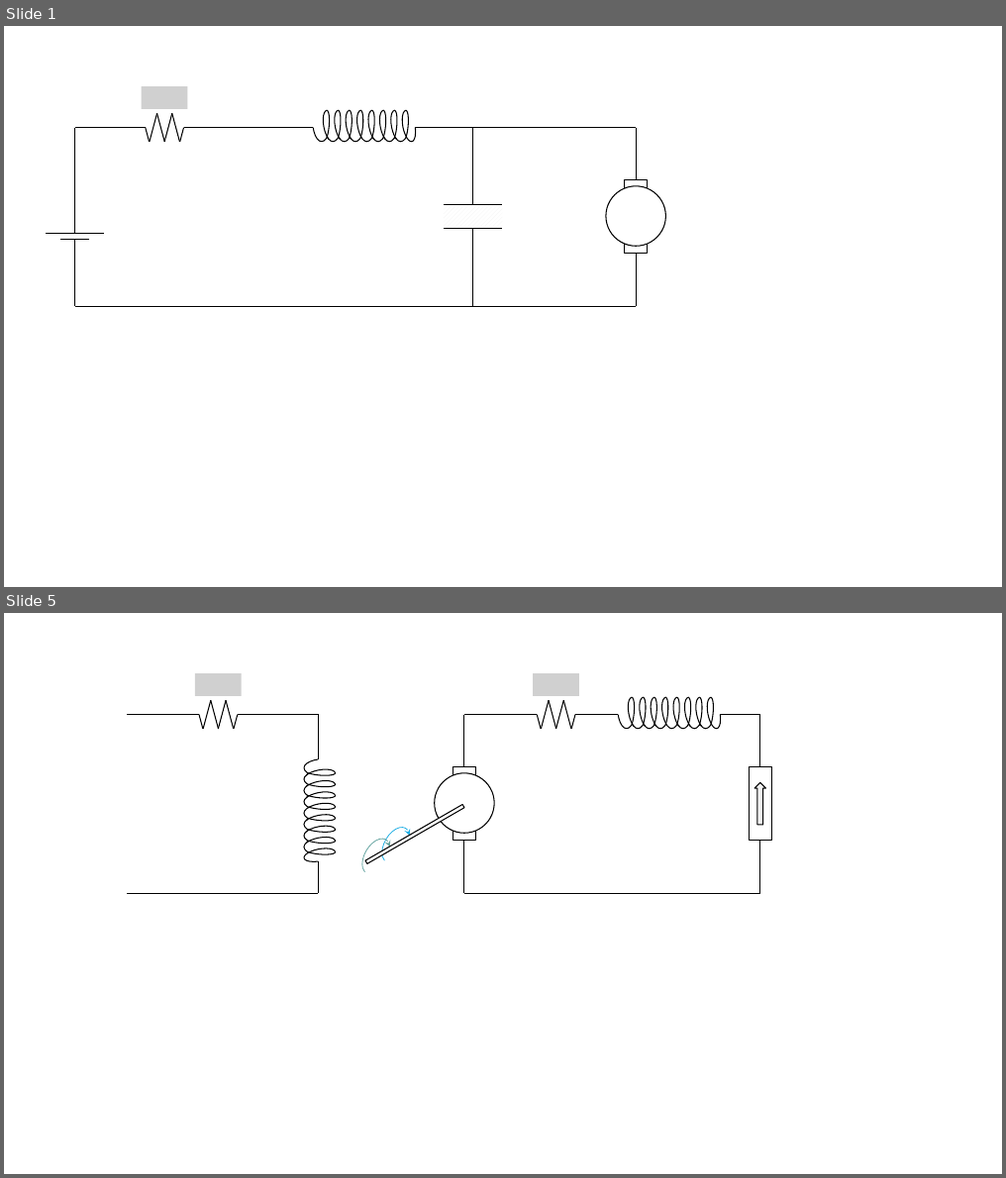
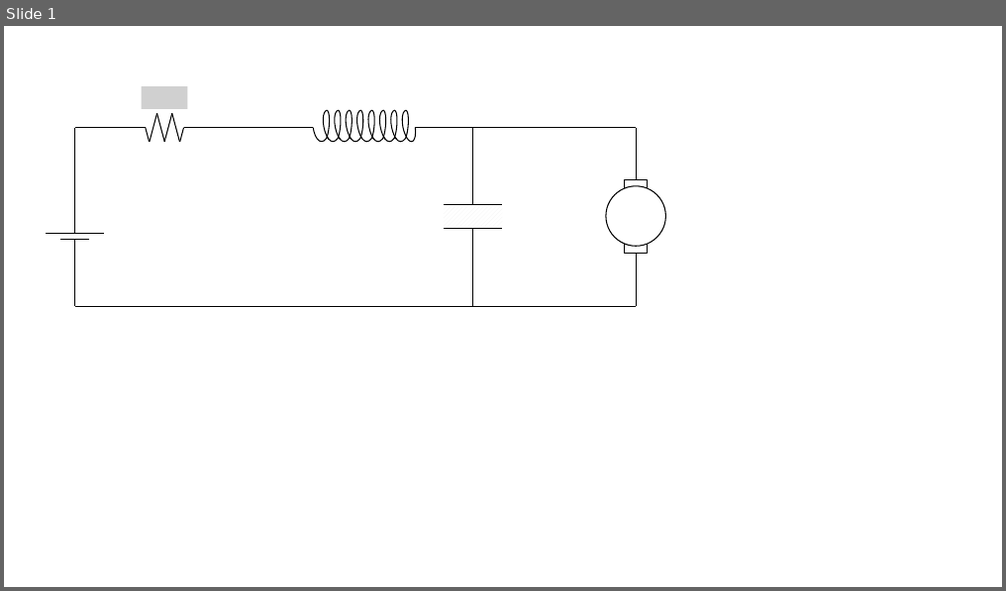
Before and after one commit to EngAhmedWaleed/Lectures-Collection, a slide deck: images/lec2/Source/From Magnetics (AW).pptx. Shown one above the other, each under a label of ours: slides 1 and 5 before the commit, slide 1 after it; the slides between them are not shown. The pictures are 1006x1178 and 1006x591 pixels, drawn with LibreOffice and Linux fonts; fonts in the diff are those of the drawing; grey boxes stand for pictures. Boxes give left, top, right and bottom in pixels: in the first picture for what was removed or moved away, otherwise in the second. Text is boxed around its words. In the diff, an @@ line names an element or a change of style, - is before the commit and + after.

```diff
--- a/images/lec2/Source/From Magnetics (AW).pptx
+++ b/images/lec2/Source/From Magnetics (AW).pptx
@@ slide 5 removed at (4,613,1002,1174), background #FFFFFF @@
@@ group removed at (195,673,242,729): 6 lines, 1 picture @@
@@ group removed at (534,673,580,729): 6 lines, 1 picture @@
@@ group removed at (618,687,723,730): 24 arc (boxed as its full ellipse)s @@
@@ line removed from (199, 715) to (128, 715) @@
@@ line removed from (318, 715) to (238, 715) @@
@@ line removed from (537, 715) to (464, 715) @@
@@ line removed from (618, 715) to (575, 715) @@
@@ line removed from (760, 714) to (721, 714) @@
@@ line removed from (760, 894) to (760, 715) @@
@@ rectangle removed at (748,767,771,840) @@
@@ up arrow removed at (754,783,766,825) @@
@@ group removed at (356,715,494,894): 3 rectangles, 2 lines, 2 arc (boxed as its full ellipse)s, 1 ellipse @@
@@ group removed at (303,714,347,894): 24 arc (boxed as its full ellipse)s, 2 lines @@
@@ line removed from (318, 894) to (128, 894) @@
@@ line removed from (760, 894) to (464, 894) @@
```
Also in this commit, not shown: 1 slide changed, 5 slides added, 4 other slides removed, 13 other files.
